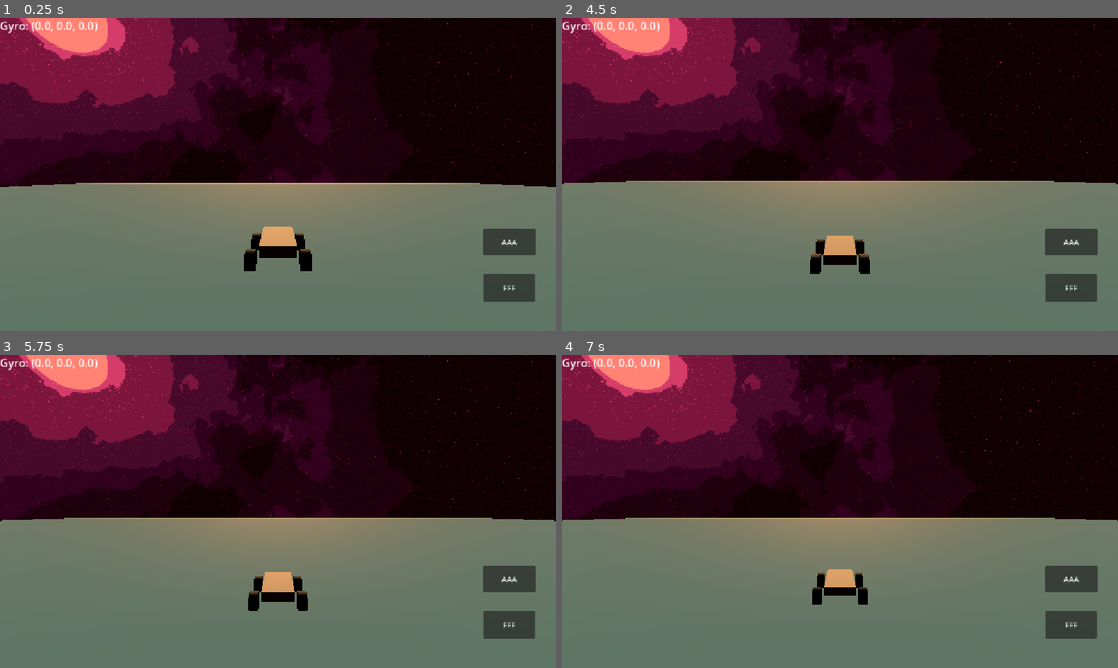
Above: before the commit, frames 1-4 (two rows, left to right).
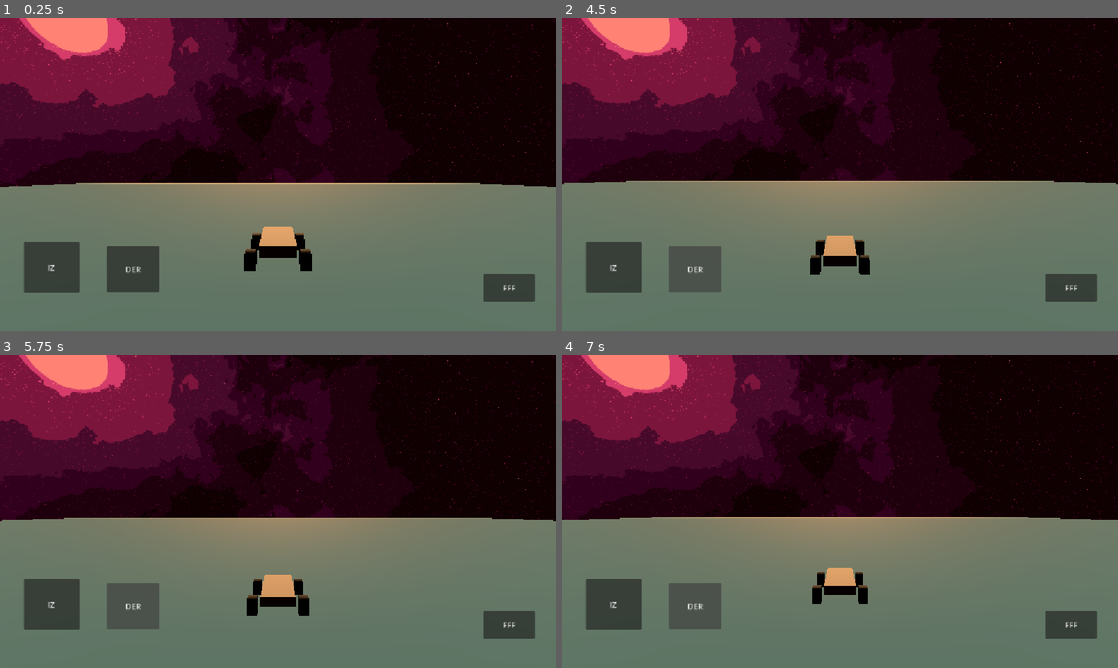
Above: after the commit, the same moments.

Repository: Pablo7776/vehicle-arena
Game: Godot game, scene res://scenes/main/main.tscn
Same seed, same stepped clock (60 frames per second), same inputs: the game is played once before the commit and once after it. The engine's default icon, where the game draws it, is replaced by a stand-in: a white triangle on a blue panel in a dark square.
Inputs (mouse positions are in pixels of both pictures, inside the frame that each line leads up to):
- Up to frame 1 (0.25 s): no input
- Up to frame 2 (4.5 s): click (1073, 243) at 0.5 s, where only the run before the commit has a clickable "AAA"; click "FFF" at 1.25 s; click (612, 268) at 2 s, where only the run after the commit has a clickable "IZ"; click (695, 268) at 2.75 s, where only the run after the commit has a clickable "DER"; tap Enter at 3.5 s; hold D (steer_right) 3.53-4.28 s; tap Space at 4.25 s; hold S (brake) from 4.28 s (still down)
- Up to frame 3 (5.75 s): release S (brake) at 5.03 s; hold D (steer_right) from 5.03 s (still down)
- Up to frame 4 (7 s): release D (steer_right) at 5.78 s; hold W (accelerate) 5.78-6.53 s; hold A (steer_left) from 6.53 s (still down)

The runs differ from the first frame. In frame 1, 4.0% of the frame differs, in the area x 0-97%, y 0-88%; in frame 2, 4.1%; in frame 3, 4.5%, in the area x 0-100%, y 0-88%; in frame 4, 4.5%.

Commit message:
test jugabilidad android
ajustes varios en controles con giroscopio

Diff:
--- a/vehicle-arena/scenes/arena/arena.tscn
+++ b/vehicle-arena/scenes/arena/arena.tscn
@@ -6,6 +6,7 @@
 albedo_texture = ExtResource("1_1qjuf")
 
 [sub_resource type="BoxMesh" id="BoxMesh_f8ekr"]
+lightmap_size_hint = Vector2i(14, 21)
 material = SubResource("StandardMaterial3D_8trdl")
 
 [sub_resource type="BoxShape3D" id="BoxShape3D_n62jo"]
@@ -25,6 +26,18 @@
 shape = SubResource("BoxShape3D_n62jo")
 debug_color = Color(0.1784229, 0.10895, 0.47736079, 0.41960785)
 
+[node name="MeshInstance3D2" type="MeshInstance3D" parent="." unique_id=2137905020]
+transform = Transform3D(2000, 0, 0, 0, 1, 0, 0, 0, 2000, 0, -99, 0)
+gi_lightmap_texel_scale = 0.8578
+mesh = SubResource("BoxMesh_f8ekr")
+
+[node name="StaticBody3D" type="StaticBody3D" parent="MeshInstance3D2" unique_id=1172287138]
+
+[node name="CollisionShape3D" type="CollisionShape3D" parent="MeshInstance3D2/StaticBody3D" unique_id=1364158970]
+transform = Transform3D(1, 0, 0, 0, 1, 0, 0, 0, 1, 0, 0.71325684, 0)
+shape = SubResource("BoxShape3D_n62jo")
+debug_color = Color(0.1784229, 0.10895, 0.47736079, 0.41960785)
+
 [node name="DirectionalLight3D" type="DirectionalLight3D" parent="." unique_id=1303397376]
 transform = Transform3D(1, 0, 0, 0, 0.87347776, 0.48686406, 0, -0.48686406, 0.87347776, 77.324036, 167.37158, 307.08472)
 light_color = Color(0.91320074, 0.6635343, 0.42710492, 1)
--- a/vehicle-arena/scenes/main/main.tscn
+++ b/vehicle-arena/scenes/main/main.tscn
@@ -27,13 +27,12 @@
 transform = Transform3D(1, 0, 0, 0, 0.99999994, 0, 0, 0, 1, 0, 0, 0)
 vehiculo_path = NodePath("../Vehicle")
 offset = Vector3(0, 6.5, -18)
-sensibilidad = 8.0
 limite_pitch = 0.3
 recentrado = 2.5
 
 [node name="Arena" parent="." unique_id=1386833253 instance=ExtResource("1_hyk8p")]
 
-[node name="WorldEnvironment" parent="Arena" index="2" unique_id=316382671]
+[node name="WorldEnvironment" parent="Arena" index="3" unique_id=316382671]
 environment = SubResource("Environment_l3cfh")
 camera_attributes = SubResource("CameraAttributesPractical_n62jo")
 
@@ -43,14 +42,15 @@
 [node name="CanvasLayer" type="CanvasLayer" parent="." unique_id=2025600270]
 
 [node name="Button" type="Button" parent="CanvasLayer" unique_id=709181938]
+modulate = Color(1, 1, 1, 0)
+self_modulate = Color(1, 1, 1, 0)
 anchors_preset = -1
 anchor_right = 0.035
 anchor_bottom = 0.048
-offset_left = 1001.0
-offset_top = 437.0
-offset_right = 1069.68
-offset_bottom = 459.896
-text = "AAA"
+offset_left = -50.0
+offset_top = -68.0
+offset_right = 1795.68
+offset_bottom = 814.896
 
 [node name="Button2" type="Button" parent="CanvasLayer" unique_id=701542423]
 offset_left = 1002.0
@@ -60,7 +60,6 @@
 text = "FFF"
 
 [node name="Button3" type="Button" parent="CanvasLayer" unique_id=100974611]
-visible = false
 offset_left = 49.0
 offset_top = 464.0
 offset_right = 165.0
@@ -68,7 +67,6 @@
 text = "IZ"
 
 [node name="Button4" type="Button" parent="CanvasLayer" unique_id=1412539236]
-visible = false
 offset_left = 221.0
 offset_top = 472.0
 offset_right = 330.0
@@ -76,8 +74,10 @@
 text = "DER"
 
 [node name="Label" type="Label" parent="CanvasLayer" unique_id=1297915195]
-offset_right = 299.0
-offset_bottom = 114.0
+offset_left = -58.0
+offset_top = -38.0
+offset_right = 1190.0
+offset_bottom = 654.0
 theme_override_font_sizes/font_size = 23
 script = ExtResource("4_l3cfh")
 
--- a/vehicle-arena/scenes/vehicle/vehicle.gd
+++ b/vehicle-arena/scenes/vehicle/vehicle.gd
@@ -41,3 +41,7 @@
 
 func _on_button_4_button_up() -> void:
 	Input.action_release("steer_right")
+
+
+func _on_button_5_pressed() -> void:
+	Input.action_press("accelerate")
